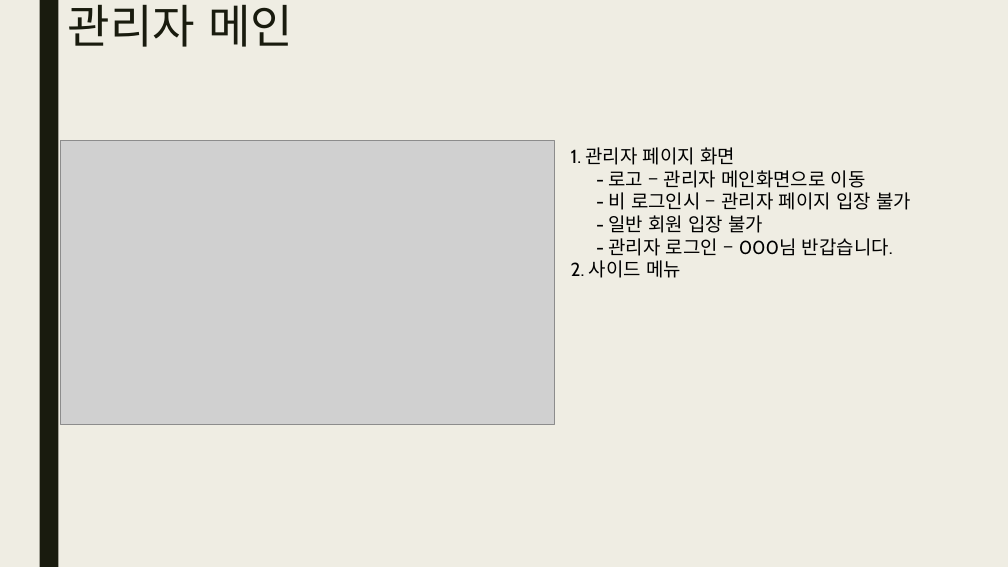
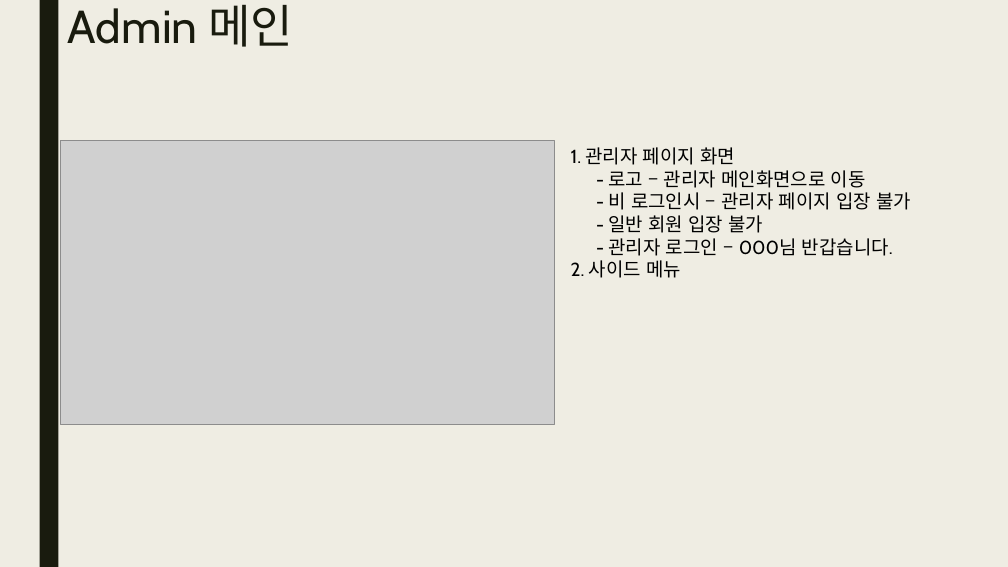
Before and after one commit to yndgow/Kmarket1, a slide deck: slide 51 of 발표보고서_Kmarket.pptx (slide 42 before the commit). Drawn at 1008x567 pixels with LibreOffice and Linux fonts; fonts in the diff are those of the drawing; grey boxes stand for pictures. Boxes give left, top, right and bottom in pixels: in the first picture for what was removed or moved away, otherwise in the second. Text is boxed around its words. In the diff, an @@ line names an element or a change of style, - is before the commit and + after.

```diff
--- a/발표보고서_Kmarket.pptx
+++ b/발표보고서_Kmarket.pptx
@@ title at [68,4,293,47]: text changed @@
-관리자 메인
+Admin 메인
```
Also in this commit, not shown: 7 other slides changed, 9 slides added, 18 other files.
